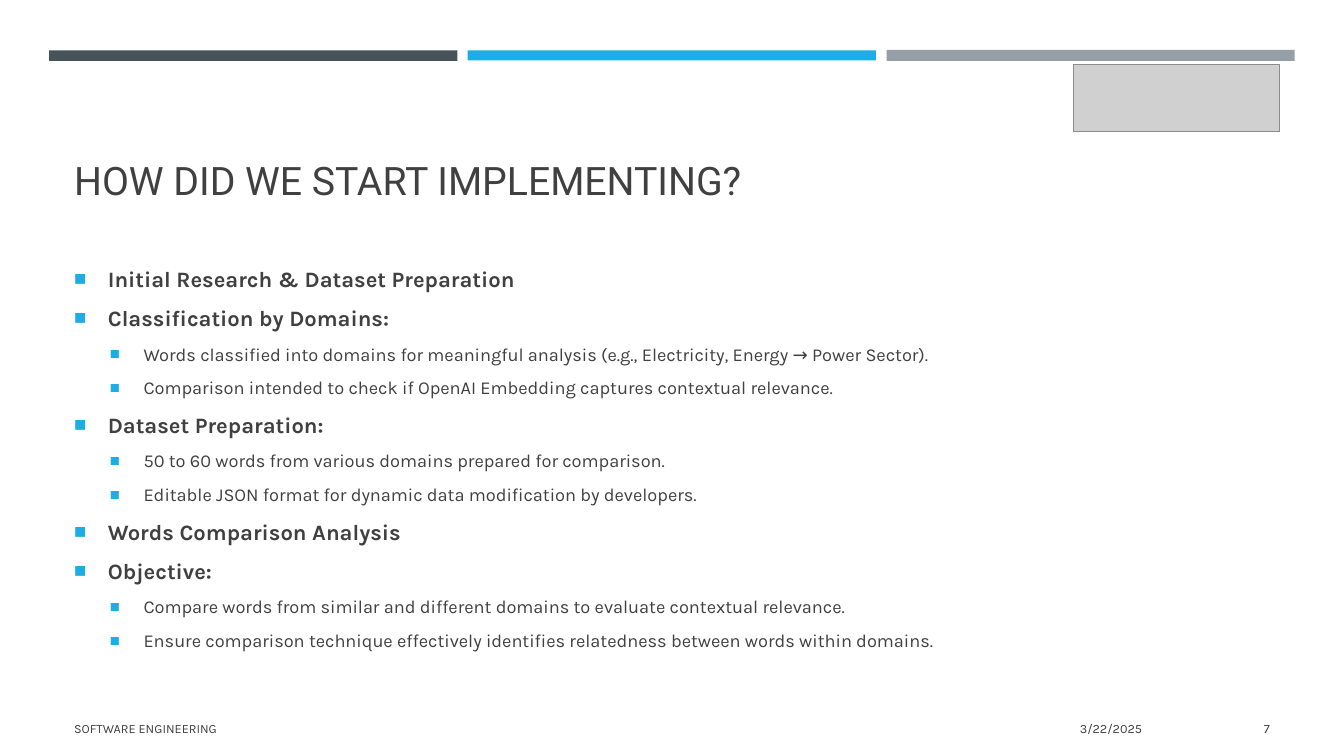
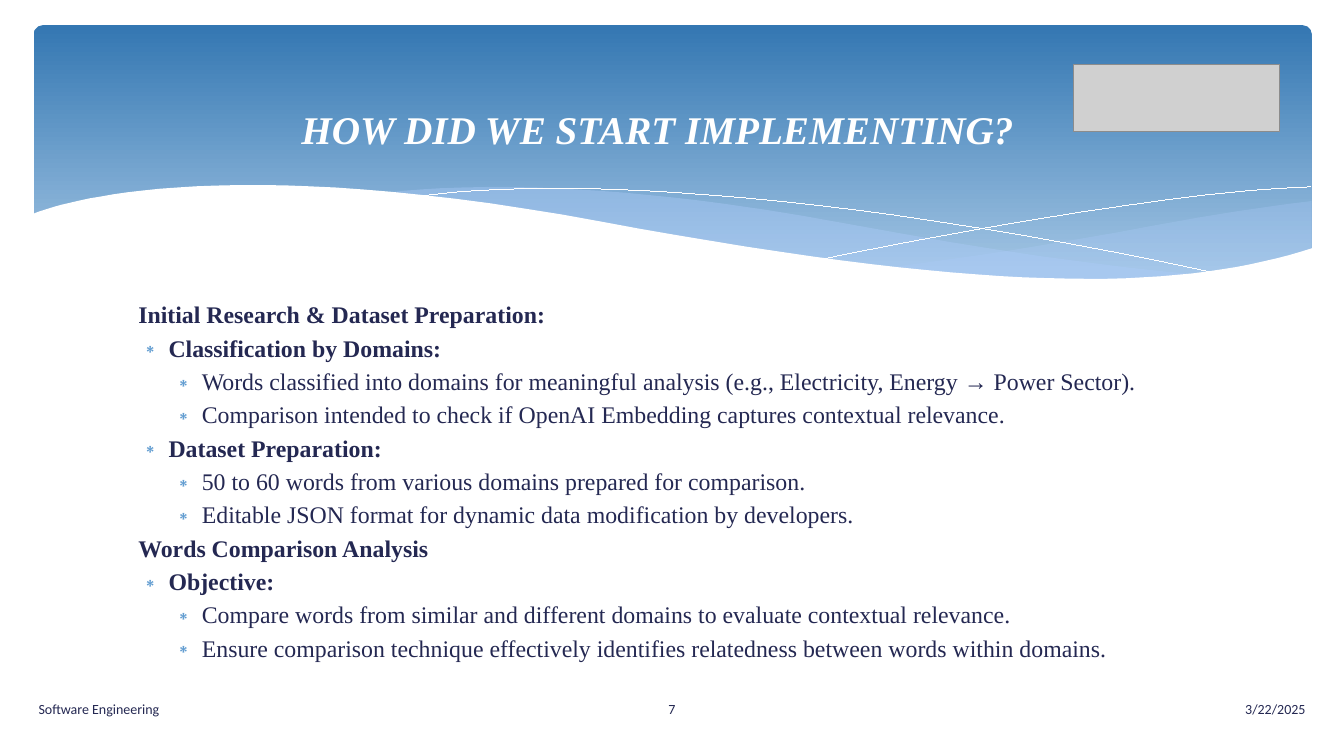
Before and after one commit to senthilmasters2024/Tech_Tweakers, a slide deck: slide 7 of SemanticAnalysisTextualData/SemanticAnalysisTextualData/Documentation/SemanticAnalysisTextualData.pptx. Drawn at 1344x756 pixels with LibreOffice and Linux fonts; fonts in the diff are those of the drawing; grey boxes stand for pictures. Boxes give left, top, right and bottom in pixels: in the first picture for what was removed or moved away, otherwise in the second. Text is boxed around its words. In the diff, an @@ line names an element or a change of style, - is before the commit and + after.

```diff
--- a/SemanticAnalysisTextualData/SemanticAnalysisTextualData/Documentation/SemanticAnalysisTextualData.pptx
+++ b/SemanticAnalysisTextualData/SemanticAnalysisTextualData/Documentation/SemanticAnalysisTextualData.pptx
@@ rounded rectangle added at bbox=[33, 25, 1312, 297], fill gradient #3477B2 to #A1C4E3 @@
@@ rectangle removed at bbox=[49, 50, 458, 60] @@
@@ rectangle removed at bbox=[468, 50, 876, 60] @@
@@ rectangle removed at bbox=[886, 50, 1295, 62] @@
@@ title "HOW DID WE START IMPLEMENTING?": place and size @@
-title "HOW DID WE START IMPLEMENTING?" at bbox=[74, 166, 741, 196]
+title "HOW DID WE START IMPLEMENTING?" at bbox=[301, 118, 1013, 145]
@@ title "HOW DID WE START IMPLEMENTING?" at bbox=[301, 118, 1013, 145]: font Roboto to Times New Roman, text colour #404040 to #FFFFFF, bold on, italic on; alignment left to centre; vertical alignment bottom to middle @@
@@ group added at bbox=[31, 186, 1314, 332]: 5 freeform shapes @@
@@ text "Initial Research & Dataset Preparation:": place and size @@
-text "Initial Research & Dataset Preparation:" at bbox=[108, 271, 933, 652]
+text "Initial Research & Dataset Preparation:" at bbox=[138, 306, 1135, 662]
@@ text "Initial Research & Dataset Preparation:" at bbox=[138, 306, 1135, 662]: vertical alignment middle to top @@
@@ text at bbox=[138, 306, 545, 328]: text changed; size 15.7 to 17 pt; font Karla to Times New Roman; text colour #404040 to #242852 @@
-■ Initial Research & Dataset Preparation
+Initial Research & Dataset Preparation:
@@ text at bbox=[138, 340, 1135, 662]: size 15.7 to 17 pt in "Classification by Domains:", "Dataset Preparation:", "Words Comparison Analysis", "Objective:"; font Karla to Times New Roman, text colour #404040 to #242852; size 12.9 to 17 pt in "Words classified into domains for meaningful analysis ...", "Comparison intended to check if OpenAI Embedding ...", "50 to 60 words from various domains ...", "Editable JSON format for dynamic data modification ..." and 2 more places; bullet ■ to ∗; less space between paragraphs; bullet colour #1CADE4 to #629DD1; bullet ■ to none @@
@@ text at bbox=[39, 704, 159, 717]: text changed; size 9 to 10 pt; font Karla to Calibri; text colour #404040 to #242852 @@
-SOFTWARE ENGINEERING
+Software Engineering
@@ page number: place and size @@
-page number at bbox=[1264, 725, 1270, 733]
+page number at bbox=[668, 705, 675, 714]
@@ page number at bbox=[668, 705, 675, 714]: size 9 to 10 pt, font Karla to Calibri, text colour #404040 to #242852; alignment right to centre @@
@@ text "3/22/2025": place and size @@
-text "3/22/2025" at bbox=[1080, 724, 1142, 734]
+text "3/22/2025" at bbox=[1245, 704, 1305, 715]
@@ text "3/22/2025" at bbox=[1245, 704, 1305, 715]: size 9 to 10 pt, font Karla to Calibri, text colour #404040 to #242852 @@
```
Also in this commit, not shown: 14 other slides changed, 2 slides added, 2 other files.
